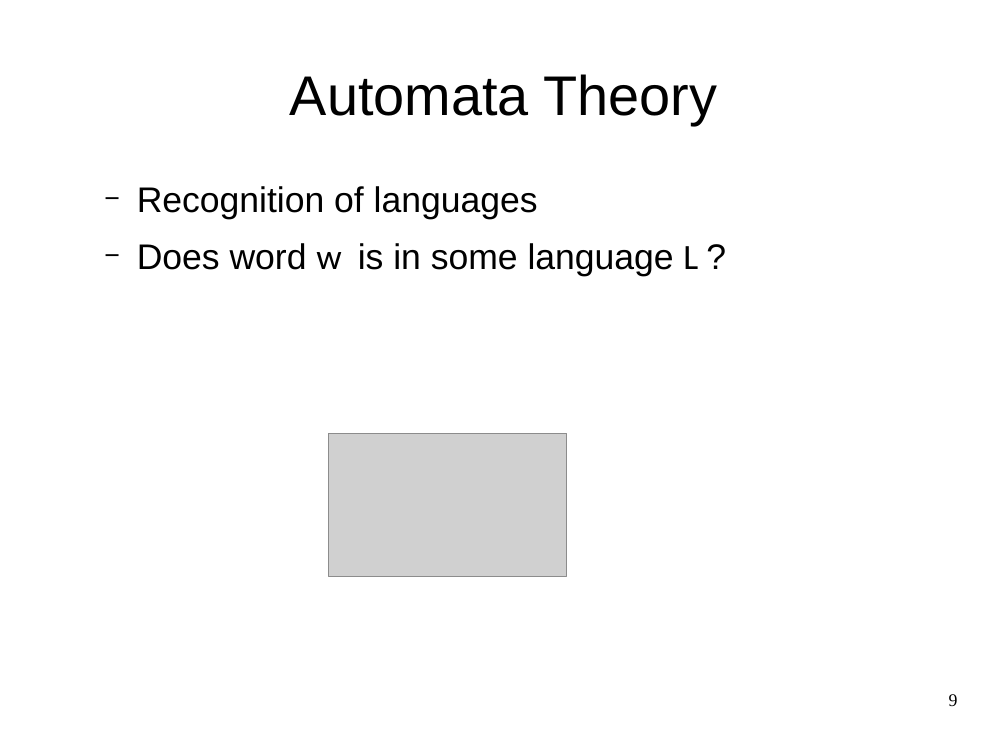
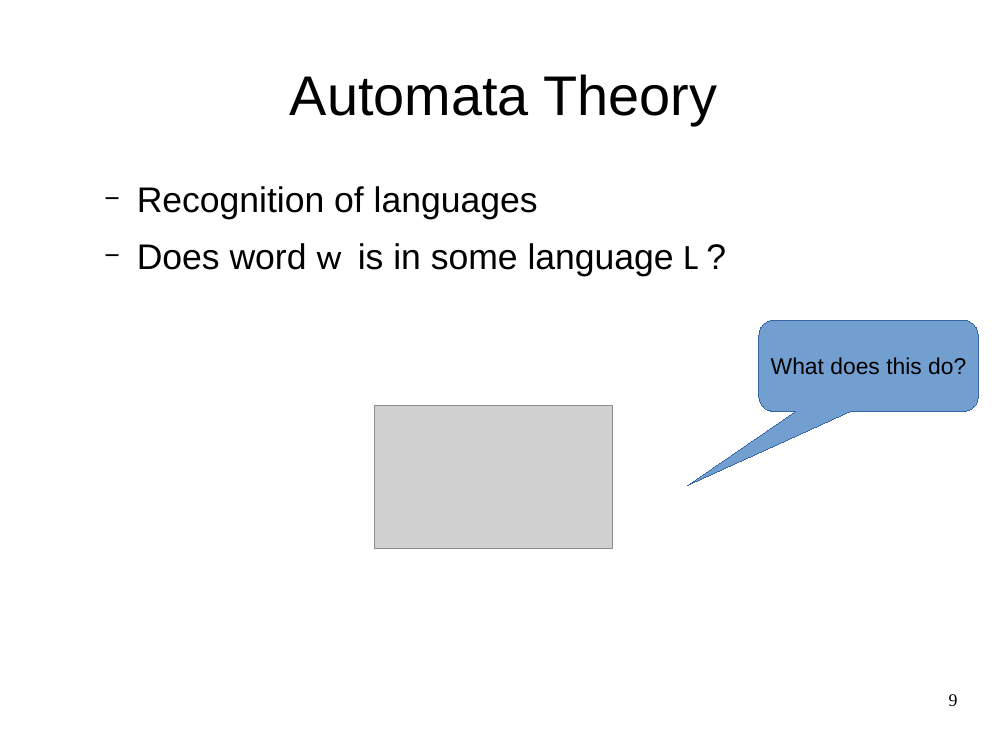
Before and after one commit to OriRoth/fling, a slide deck: slide 9 of Manuscripts/Thesis Seminar/Thesis Seminar.odp. Drawn at 1008x756 pixels with LibreOffice and Linux fonts; fonts in the diff are those of the drawing; grey boxes stand for pictures. Boxes give left, top, right and bottom in pixels: in the first picture for what was removed or moved away, otherwise in the second. Text is boxed around its words. In the diff, an @@ line names an element or a change of style, - is before the commit and + after.

```diff
--- a/Manuscripts/Thesis Seminar/Thesis Seminar.odp
+++ b/Manuscripts/Thesis Seminar/Thesis Seminar.odp
@@ rounded speech box added at (759,320,979,412), fill #729FCF, outline #3465A4 0 pt, 18 pt, text #000000 @@
+What does this do?
@@ picture: place and size @@
-picture at (329,434,567,576)
+picture at (375,406,613,549)
```
Also in this commit, not shown: 2 other slides changed, 3 slides added, 2 slides removed.
